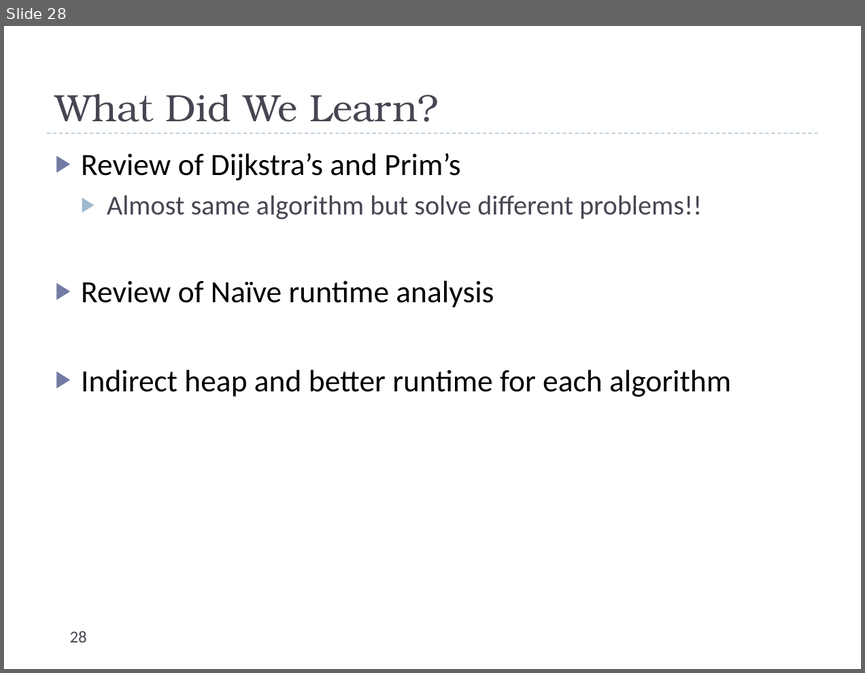
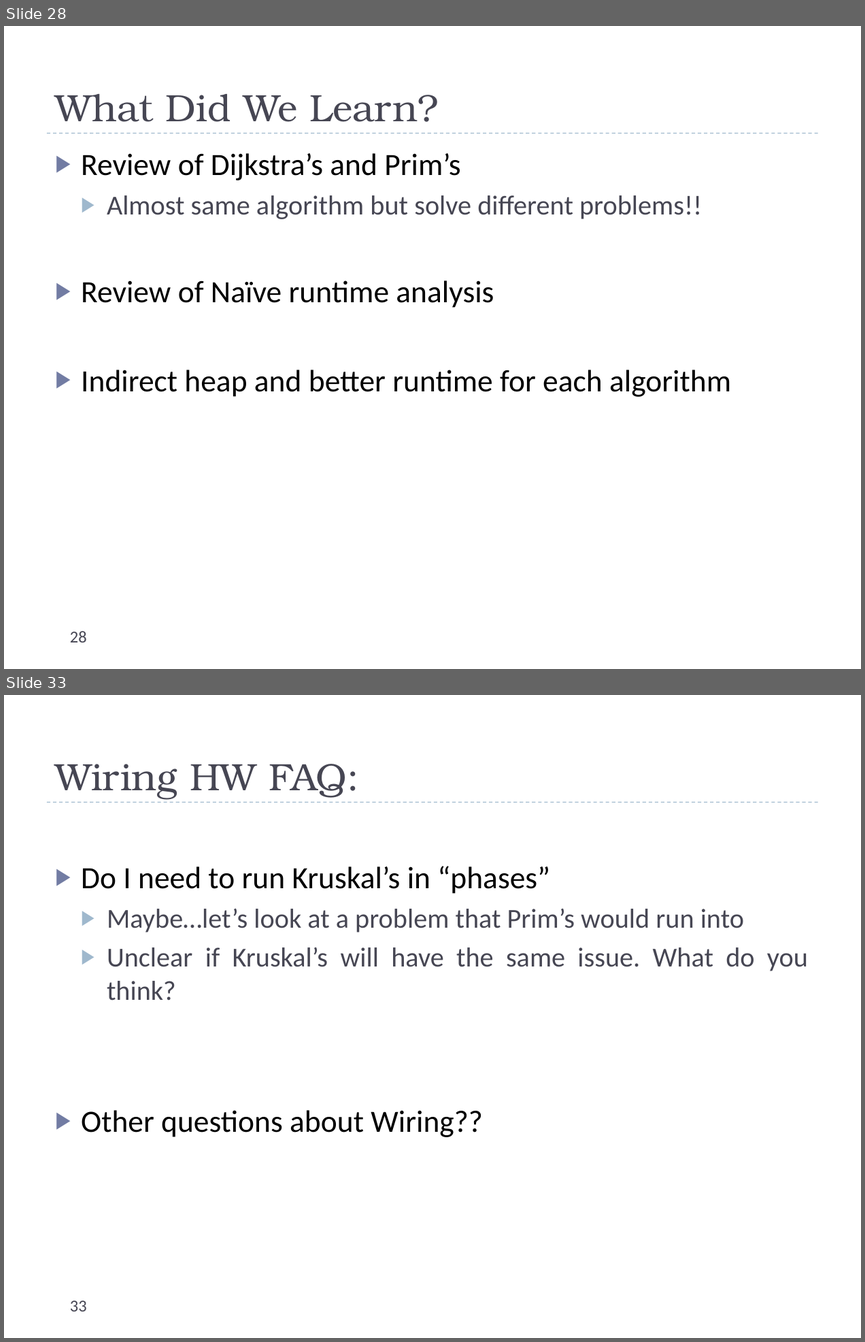
Before and after one commit to uva-cs/cs4102-f21, a slide deck: slides/dijkstraAndPrim.pptx. Shown one above the other, each under a label of ours: slide 28 before the commit, slides 28 and 33 after it; the slides between them are not shown. The pictures are 865x673 and 865x1342 pixels, drawn with LibreOffice and Linux fonts; fonts in the diff are those of the drawing. Boxes give left, top, right and bottom in pixels: in the first picture for what was removed or moved away, otherwise in the second. Text is boxed around its words. In the diff, an @@ line names an element or a change of style, - is before the commit and + after.

```diff
--- a/slides/dijkstraAndPrim.pptx
+++ b/slides/dijkstraAndPrim.pptx
@@ slide 33 added at [4, 695, 861, 1338], background #FFFFFF; not listed: 1 template element that a slide beside it also shows @@
@@ title added at [55, 764, 360, 799], 32 pt, text #464653 @@
+Wiring HW FAQ:
@@ text added at [81, 866, 808, 1137], 23 pt, text #464653 @@
+▶ Do I need to run Kruskal’s in “phases”
+  ▶ Maybe…let’s look at a problem that Prim’s would run into
+  ▶ Unclear if Kruskal’s will have the same issue. What do you think?
+▶ Other questions about Wiring??
@@ page number added at [70, 1300, 87, 1311], 14 pt, text #464653 @@
+33
```
Also in this commit, not shown: 4 other slides added, 7 other files.
